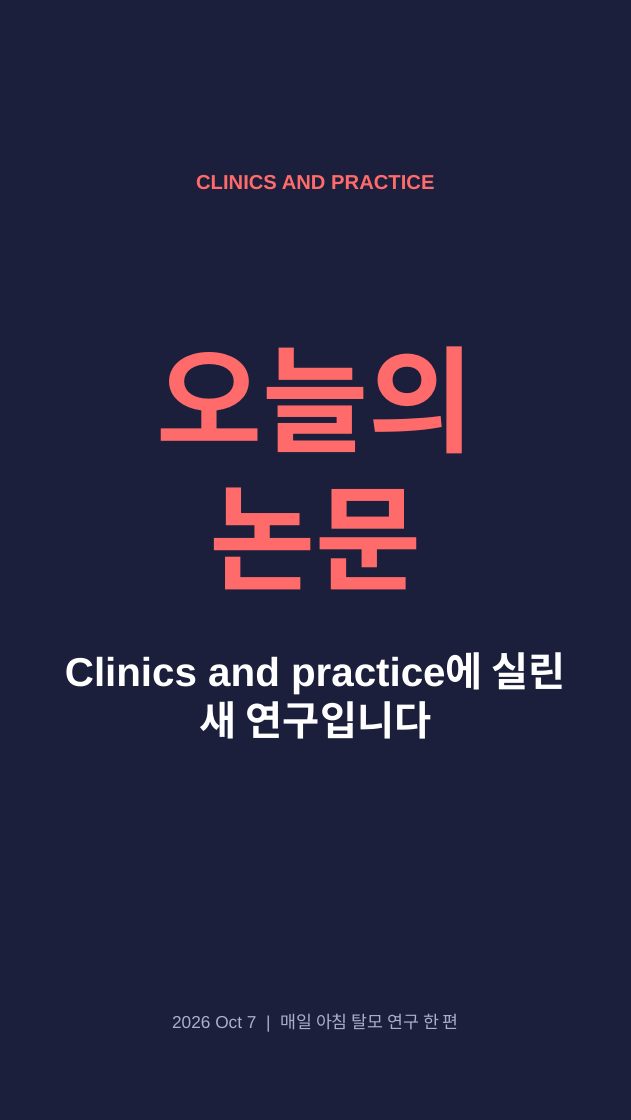
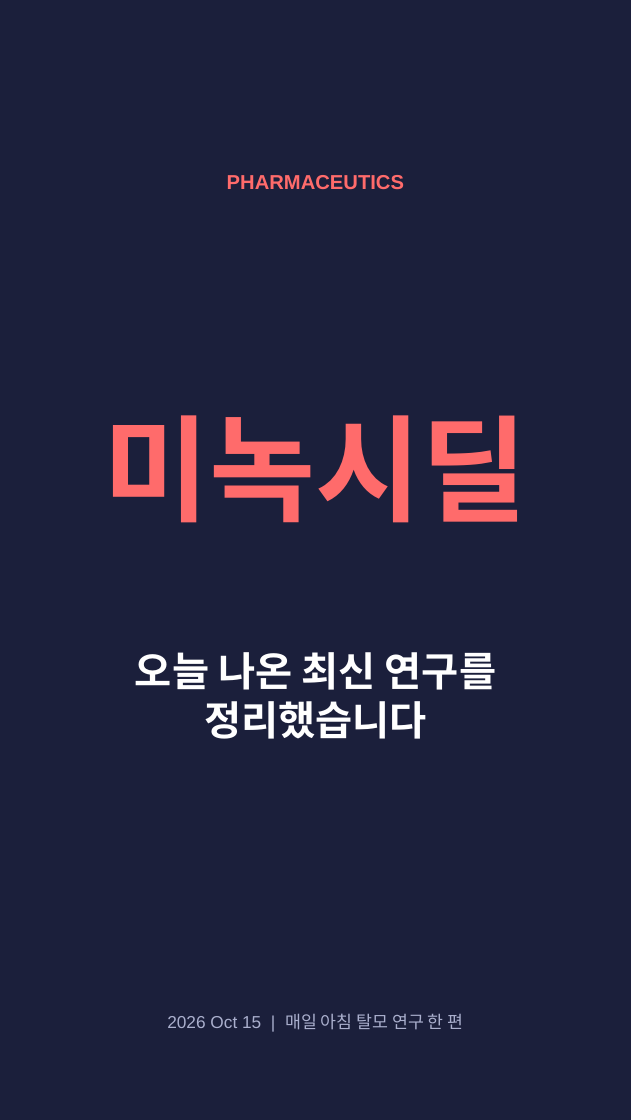
Before and after one commit to hyokang2010-BJ-ANTH/product-builder-test, a slide deck: slide 1 of pwa/data/latest/slides.pptx. Drawn at 631x1120 pixels with LibreOffice and Linux fonts; fonts in the diff are those of the drawing. Boxes give left, top, right and bottom in pixels: in the first picture for what was removed or moved away, otherwise in the second. Text is boxed around its words. In the diff, an @@ line names an element or a change of style, - is before the commit and + after.

```diff
--- a/pwa/data/latest/slides.pptx
+++ b/pwa/data/latest/slides.pptx
@@ text at (x1=227, y1=175, x2=404, y2=190): text changed @@
-CLINICS AND PRACTICE
+PHARMACEUTICS
@@ text at (x1=103, y1=415, x2=527, y2=523): text changed @@
-오늘의 논문
+미녹시딜
@@ text at (x1=135, y1=652, x2=496, y2=739): text changed @@
-Clinics and practice에 실린 새 연구입니다
+오늘 나온 최신 연구를 정리했습니다
@@ text at (x1=167, y1=1013, x2=464, y2=1030): text changed @@
-2026 Oct 7 | 매일 아침 탈모 연구 한 편
+2026 Oct 15 | 매일 아침 탈모 연구 한 편
```
Also in this commit, not shown: 1 other slide changed, 7 slides added, 5 slides removed, 28 other files.
